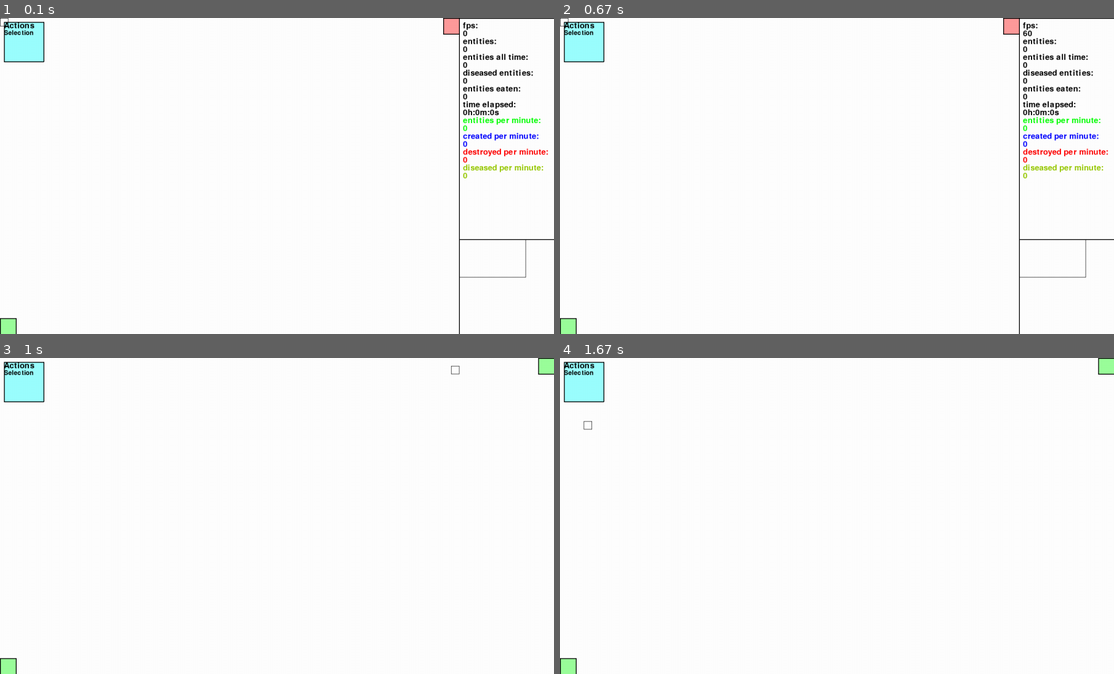
Above: before the commit, frames 1-4 (two rows, left to right).
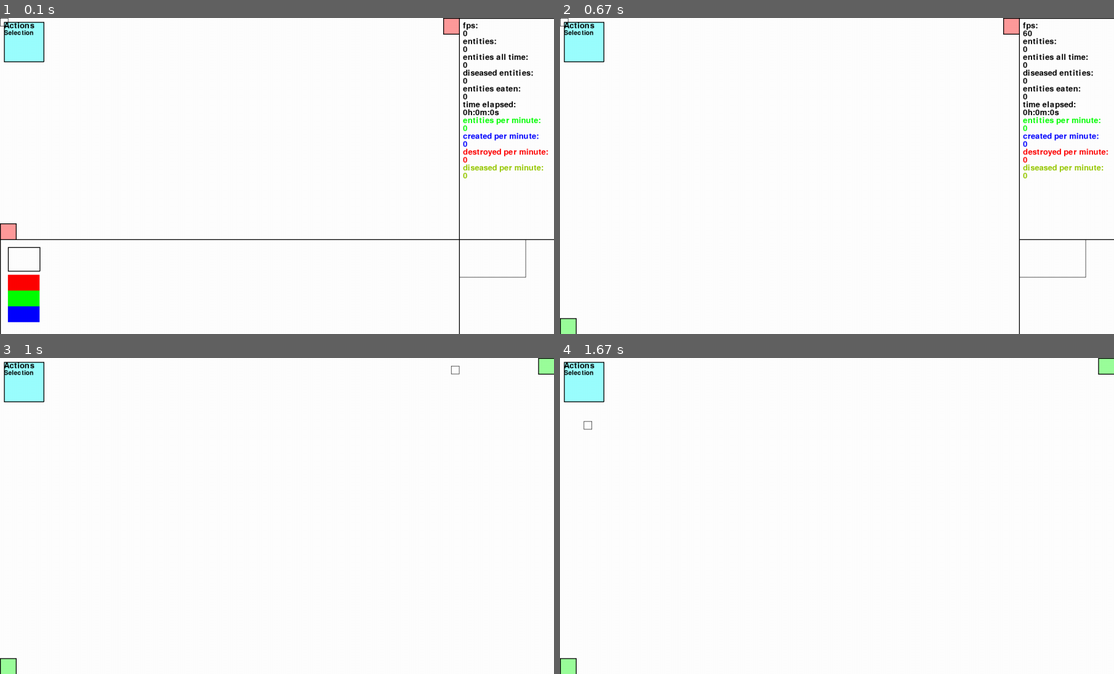
Above: after the commit, the same moments.

Repository: sbwhitt/pygame-life-simulation
Game: pygame game, started from main.py
The game is run twice, just before and just after one commit, with the same random seed, the same clock (stepped at 60 frames per second) and the same inputs.
Inputs (mouse positions are in pixels of both pictures, inside the frame that each line leads up to):
- Up to frame 1 (0.1 s): no input
- Up to frame 2 (0.67 s): tap B at 0.33 s
- Up to frame 3 (1 s): click (448, 364) at 0.72 s
- Up to frame 4 (1.67 s): click "Actions" at 1.05 s; click "Selection" at 1.38 s

The runs differ from the first frame. In frame 1, 1.6% of the frame differs, in the area x 0-83%, y 64-100%; in frame 2, nothing differs; in frame 3, nothing differs; in frame 4, nothing differs.

Commit message:
add panel command

Diff:
--- a/src/app.py
+++ b/src/app.py
@@ -225,6 +225,9 @@
         # toggle side panel
         elif key == pygame.K_p:
             self.side_panel.toggle_panel()
+        # toggle bottom panel
+        elif key == pygame.K_b:
+            self.bottom_panel.toggle_panel()
         # quit
         elif key == pygame.K_q:
             self._running = False
--- a/src/interface/panels/bottom_panel.py
+++ b/src/interface/panels/bottom_panel.py
@@ -14,8 +14,8 @@
         style = BottomPanelStyle()
         pos = (0, settings.WINDOW_HEIGHT - style.HEIGHT)
         InterfaceElement.__init__(self, style, pos)
-        self.panel_button = PanelButton((0, settings.WINDOW_HEIGHT - PanelButtonStyle.HEIGHT))
-        self.panel_open = False
+        self.panel_button = PanelButton(utils.subtract_twoples(self.pos, (0, PanelButtonStyle.HEIGHT)))
+        self.panel_open = True
         self.color_picker = ColorPicker(self.pos)
 
     def render(self, screen: pygame.Surface) -> None:
Not shown, changed: README.md
